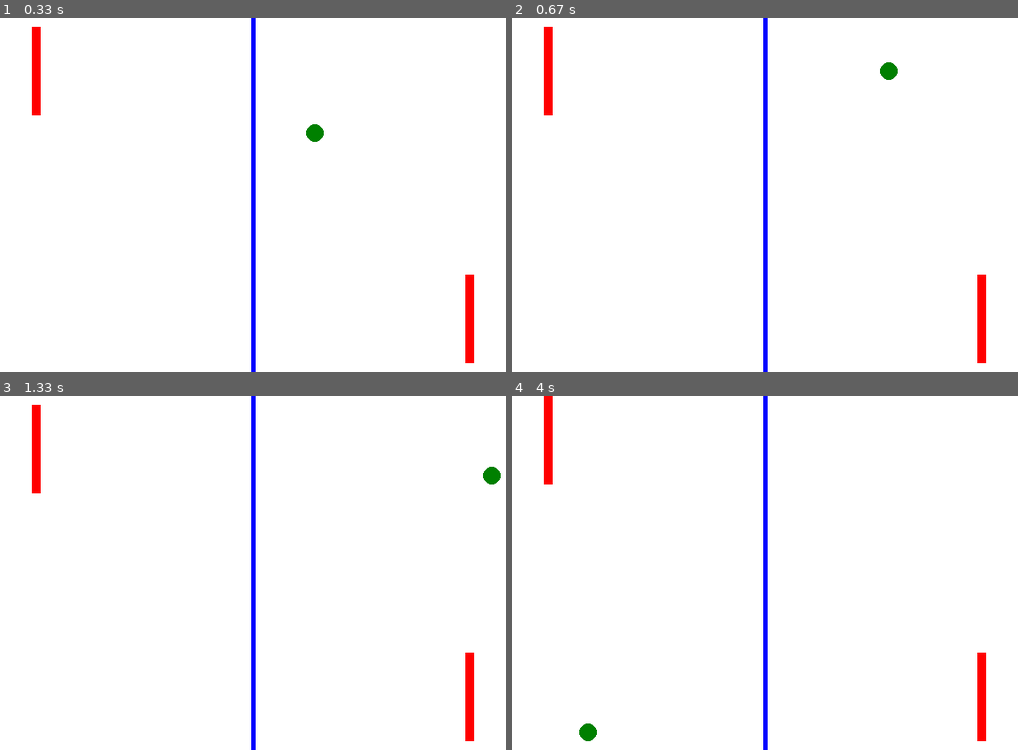
Above: before the commit, frames 1-4 (two rows, left to right).
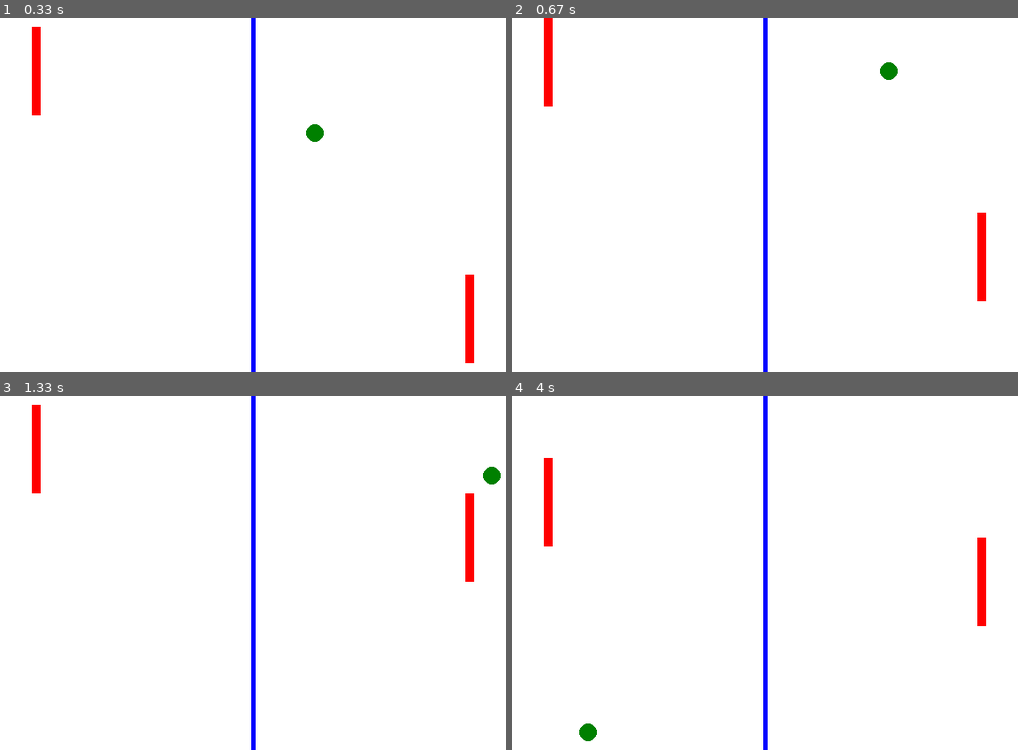
Above: after the commit, the same moments.

Repository: amullins83/pygame_practice
Game: pygame game, started from main.py
Two runs of this game, one before a commit and one after it. Both use one fixed random seed, a clock stepped at 60 frames per second and the inputs below.
Inputs:
- Up to frame 1 (0.33 s): no input
- Up to frame 2 (0.67 s): hold W from 0.33 s (still down); hold Up from 0.33 s (still down)
- Up to frame 3 (1.33 s): release W at 0.8 s; release Up at 0.8 s; hold Up 0.83-1.3 s; hold W 0.83-1.3 s
- Up to frame 4 (4 s): hold Down 1.33-1.63 s; hold S 1.33-1.63 s; hold Up 1.67-2.03 s; hold W 1.67-2.03 s; hold Down 2.07-2.43 s; hold S 2.07-2.43 s; hold Up 2.47-2.77 s; hold W 2.47-2.77 s; hold Down 2.8-3.1 s; hold S 2.8-3.1 s; hold Up 3.13-3.5 s; hold W 3.13-3.5 s; hold Down 3.53-3.9 s; hold S 3.53-3.9 s; hold Up from 3.93 s (still down); hold W from 3.93 s (still down)

Frame 1 is identical in both runs. In frame 2, 0.7% of the frame differs, in the area x 6-94%, y 0-98%; in frame 3, 0.9%; in frame 4, 1.5%.

Commit message:
Can play as either player (or both), but there are still bugs in collision detection

Diff:
--- a/game_logic.py
+++ b/game_logic.py
@@ -4,7 +4,7 @@
 from random import randint
 
 Running, Player1Win, Player2Win = range(3)
-Keys = [pygame.K_DOWN, pygame.K_UP]
+Keys = [pygame.K_s, pygame.K_w, pygame.K_DOWN, pygame.K_UP]
 
 
 class PongPos(object):
@@ -117,13 +117,19 @@
     def pressKey(self, key):
         for i in range(len(Keys)):
             if key == Keys[i]:
-                self.pad1.startMove(i)
+                if i < 2:
+                    self.pad1.startMove(i)
+                else:
+                    self.pad2.startMove(i - 2)
                 break
 
     def releaseKey(self, key):
         for i in range(len(Keys)):
             if key == Keys[i]:
-                self.pad1.endMove()
+                if i < 2:
+                    self.pad1.endMove()
+                else:
+                    self.pad2.endMove()
                 break
 
     def update(self):
@@ -154,9 +160,15 @@
                 self.ball.pos.x += self.ball.velocity.x
                 self.ball.pos.y += self.ball.velocity.y
 
-            if self.hitDetector.didHitYBoundary(self.pad1):
-                print("Pad1 boundary Y hit")
-                self.pad1.pos.y += -self.pad1.velocity.y
-                self.pad1.endMove()
+            for pad in self.pads:
+                self.updatePad(pad)
+
+    def updatePad(self, pad):
+        if self.hitDetector.didHitYBoundary(pad):
+            print(pad.name + " boundary Y hit")
+            if pad.pos.y + pad.size.height >= self.height:
+                pad.pos.y -= pad.speed
             else:
-                self.pad1.pos.y += self.pad1.velocity.y
+                pad.pos.y += pad.speed
+        else:
+            pad.pos.y += pad.velocity.y
